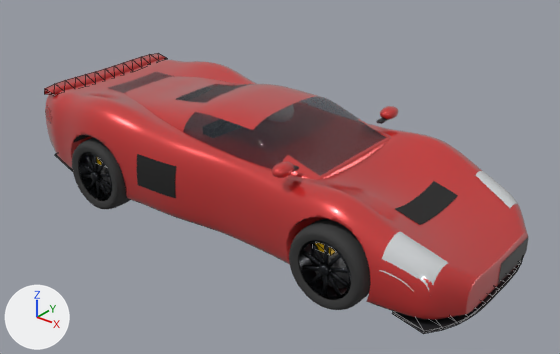
One commit to the glTF model modules/graphics/cars/v8_mid_berlinetta.glb: the scene before it, then after it.
Both versions are drawn from a camera (50 mm lens) standing at (4.4, -5.06, 3.56) and looking at (0.39, -0.04, 0.45). Arrows for +X, +Y and +Z are at lower left; the lights stay in place. The picture after the commit comes second. Mesh edges are drawn as thin lines on the coarser meshes. Where no turn or scale is listed for an object, it has been applied to the vertices.

Script lines for the objects in view, before the commit:
```python
me_body_002 = bpy.data.meshes.new('body.002')
me_body_002.from_pydata(...)  # 5251 vertices, 10224 faces; spans x 1.94..2.54, y -0.91..0.91, z 0.11..0.73
# faces by material slot: [7272, 2056, 556, 276, 64]
me_body_002.materials.append(mat_paint)  # red #d1302f
me_body_002.materials.append(mat_underbody)  # black #272727
me_body_002.materials.append(mat_light_head)  # white #edf1f3
me_body_002.materials.append(mat_grille)  # black #212121
me_body_002.materials.append(mat_vent)  # black #191919
me_body_003 = bpy.data.meshes.new('body.003')
me_body_003.from_pydata(...)  # 4690 vertices, 9128 faces; spans x -2.08..-1.61, y -0.92..0.92, z 0.14..0.98
# faces by material slot: [6660, 1612, 288, 568]
me_body_003.materials.append(mat_paint)  # red #d1302f
me_body_003.materials.append(mat_underbody)  # black #272727
me_body_003.materials.append(mat_grille)  # black #212121
me_body_003.materials.append(mat_light_tail)  # red #b32727
me_body_004 = bpy.data.meshes.new('body.004')
me_body_004.from_pydata(...)  # 10527 vertices, 20668 faces; spans x -1.61..1.94, y -0.97..0.97, z 0.11..1.05
# faces by material slot: [15182, 4382, 240, 576, 288]
me_body_004.materials.append(mat_paint)  # red #d1302f
me_body_004.materials.append(mat_underbody)  # black #272727
me_body_004.materials.append(mat_vent)  # black #191919
me_body_004.materials.append(mat_intake)  # black #161616
me_body_004.materials.append(mat_glass)  # dark blue #273038
ob_body = bpy.data.objects.new('body', me_body_004)
ob_body.location = (0.0, 0.0, 0.0)
ob_bumper_front = bpy.data.objects.new('bumper_front', me_body_002)
ob_bumper_front.location = (0.0, 0.0, 0.0)
ob_bumper_rear = bpy.data.objects.new('bumper_rear', me_body_003)
ob_bumper_rear.location = (0.0, 0.0, 0.0)
# also in view: 'wing_rear' at (-1.97, 0.0, 0.94); 'wheel_rr_spin' at (-1.11, -0.83, 0.35); 'wheel_fr_spin' at (1.54, -0.83, 0.35); 'cabin' at (-0.09, 0.0, 0.95); 'splitter' at (2.31, 0.0, 0.1)
```
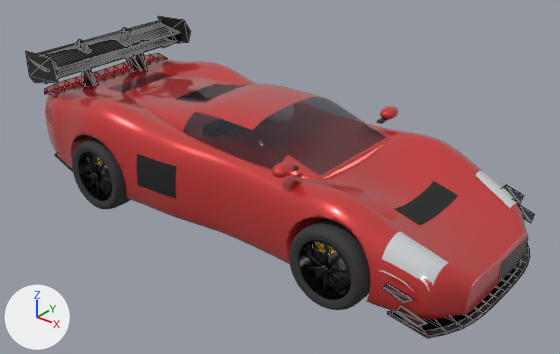
Pixel boxes (x1, y1, x2, y2) of what changed, in the pictures (560 x 354 px):
'wing_rear_up3', added: after (25, 16, 191, 84)
'splitter_up', added: after (387, 245, 530, 338)
'wing_rear_up2', added: after (45, 30, 176, 86)
'canards', added: after (383, 185, 535, 327)
'splitter', unchanged, covered by the edit: before (393, 260, 522, 334); after (393, 264, 520, 330)

What changed in the scene script:
```text
Add me_canards_001:
    me_canards_001.from_pydata(...)  # 32 vertices, 48 faces; spans x 2.07..2.42, y -1.03..1.02, z 0.24..0.49
    me_canards_001.materials.append(mat_carbon)  # black #2c2c2f
Add me_wing_rear_up3:
    me_wing_rear_up3.from_pydata(...)  # 104 vertices, 174 faces; spans x -2.11..-1.6, y -0.88..0.88, z 0.91..1.39
    me_wing_rear_up3.materials.append(mat_carbon)  # black #2c2c2f
Add me_wing_rear_up2:
    me_wing_rear_up2.from_pydata(...)  # 88 vertices, 142 faces; spans x -2.04..-1.74, y -0.8..0.8, z 0.92..1.27
    me_wing_rear_up2.materials.append(mat_carbon)  # black #2c2c2f
Add me_splitter_up:
    me_splitter_up.from_pydata(...)  # 60 vertices, 88 faces; spans x 2.03..2.61, y -0.87..0.87, z 0.09..0.11
    me_splitter_up.materials.append(mat_carbon)  # black #2c2c2f
Add ob_canards:
    ob_canards = bpy.data.objects.new('canards', me_canards_001)
    ob_canards.location = (0.0, 0.0, 0.0)
Add ob_wing_rear_up3:
    ob_wing_rear_up3 = bpy.data.objects.new('wing_rear_up3', me_wing_rear_up3)
    ob_wing_rear_up3.location = (0.0, 0.0, 0.0)
Add ob_wing_rear_up2:
    ob_wing_rear_up2 = bpy.data.objects.new('wing_rear_up2', me_wing_rear_up2)
    ob_wing_rear_up2.location = (0.0, 0.0, 0.0)
Add ob_splitter_up:
    ob_splitter_up = bpy.data.objects.new('splitter_up', me_splitter_up)
    ob_splitter_up.location = (0.0, 0.0, 0.0)
```
